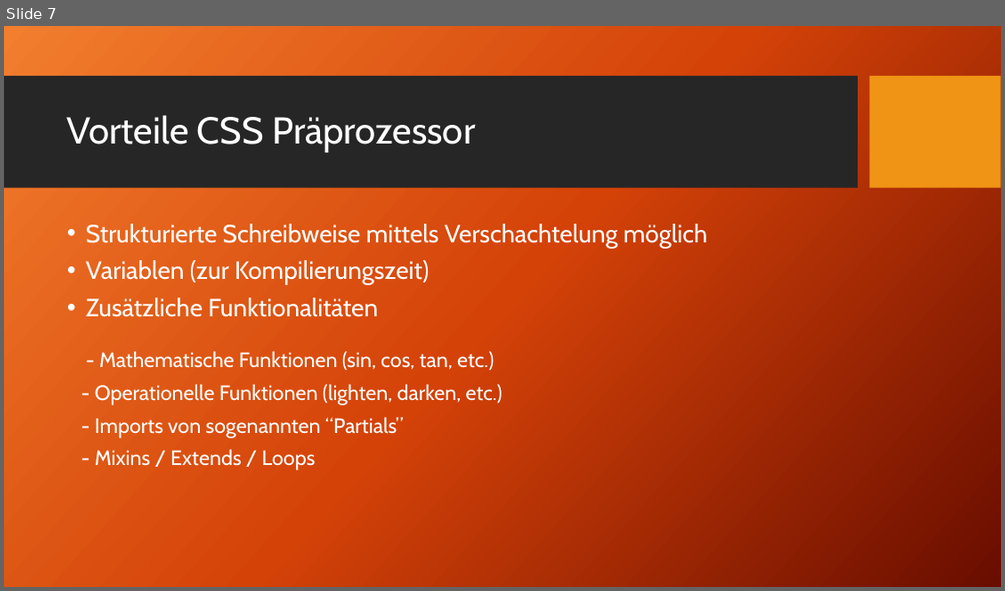
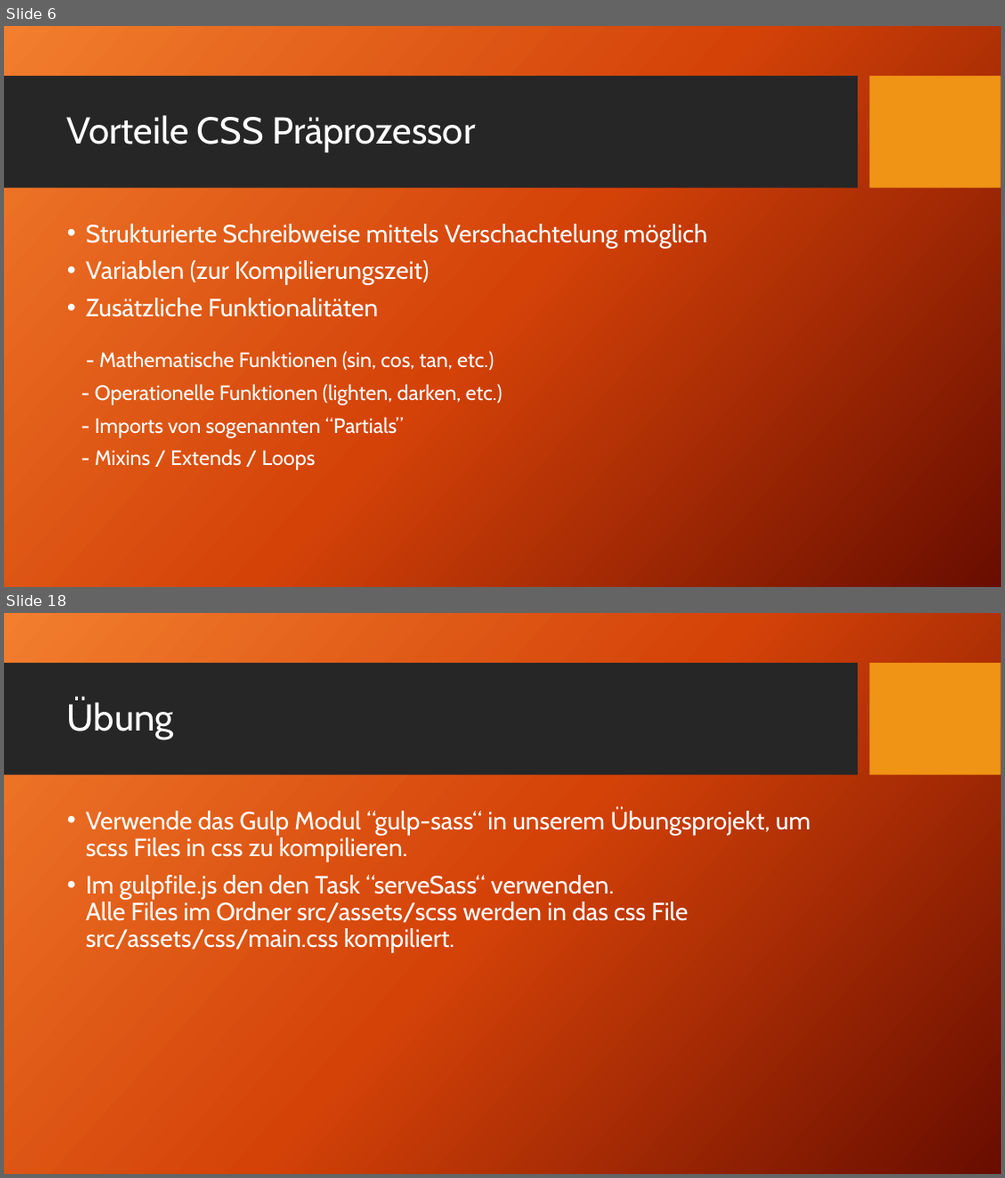
Before and after one commit to TomFrey/htmlCssBasicUebungen, a slide deck: sass Schulung.pptx. Shown one above the other, each under a label of ours: slide 7 before the commit, slides 6 and 18 after it; the slides between them are not shown. The pictures are 1005x591 and 1005x1178 pixels, drawn with LibreOffice and Linux fonts; fonts in the diff are those of the drawing; background and template pictures are left out. Boxes give left, top, right and bottom in pixels: in the first picture for what was removed or moved away, otherwise in the second. Text is boxed around its words. In the diff, an @@ line names an element or a change of style, - is before the commit and + after.

Commit message:
PP Präsentation für sass angepasst.

```diff
--- a/sass Schulung.pptx
+++ b/sass Schulung.pptx
@@ slide 18 added at box(4, 613, 1001, 1174), background picture (left out); not listed: 2 template elements that a slide beside it also shows @@
@@ title added at box(67, 699, 174, 739), 36 pt, text #FFFFFF @@
+Übung
@@ text added at box(86, 808, 810, 953), 24 pt, text #FFFFFF @@
+• Verwende das Gulp Modul “gulp-sass“ in unserem Übungsprojekt, um scss Files in css zu kompilieren.
+• Im gulpfile.js den den Task “serveSass“ verwenden.
+  Alle Files im Ordner src/assets/scss werden in das css File src/assets/css/main.css kompiliert.
@@ what was slide 7 is now slide 6 @@
```
Also in this commit, not shown: 3 slides changed, 22 other slides added, 4 slides removed, 1 other file.
